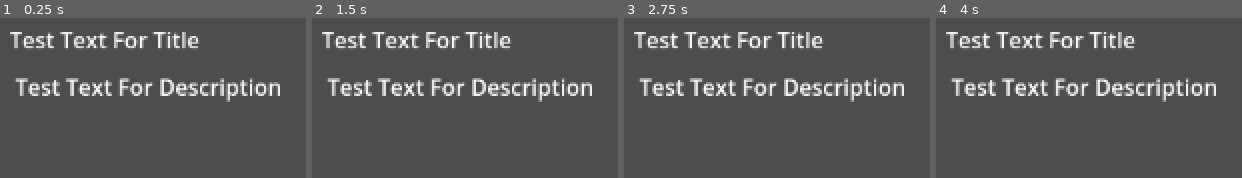
Above: before the commit, frames 1-4 (left to right).
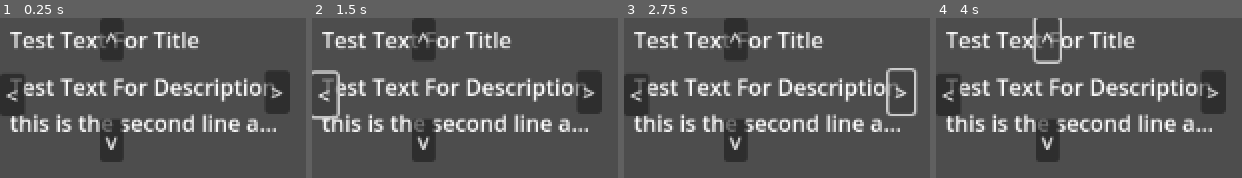
Above: after the commit, the same moments.

Repository: pandapanda135/todo_list
Game: Godot game, scene res://individual_node_test.tscn
Same seed, same stepped clock (60 frames per second), same inputs: the game is played once before the commit and once after it. The project has no main scene, so this scene is started directly.
Inputs (mouse positions are in pixels of both pictures, inside the frame that each line leads up to):
- Up to frame 1 (0.25 s): no input
- Up to frame 2 (1.5 s): click (422, 38) at 0.5 s, where only the run after the commit has a clickable "^"; click (324, 94) at 1.25 s, where only the run after the commit has a clickable "<"
- Up to frame 3 (2.75 s): click (902, 91) at 2 s, where only the run after the commit has a clickable ">"
- Up to frame 4 (4 s): click (1046, 141) at 2.75 s, where only the run after the commit has a clickable "v"; click (1046, 38) at 3.5 s, where only the run after the commit has a clickable "^"

The runs differ from the first frame. In frame 1, 17% of the frame differs, in the area x 0-95%, y 0-90%; in frame 2, 17%; in frame 3, 17%; in frame 4, 17%.
Error after the commit: Out of bounds get index '2' (on base: 'Array[VFlowContainer]') (res://node_script.gd:41)

Commit message:
gui made kinda

Diff:
--- /dev/null
+++ b/gui_main.gd
@@ -0,0 +1,11 @@
+extends Control
+@onready var collection_1_local: VFlowContainer = $Collection1
+@onready var collection_2_local: VFlowContainer = $Collection2
+@onready var collection_3_local: VFlowContainer = $Collection3
+
+func _ready() -> void:
+	# print(collection_1_local)
+	# Gui.collection_1 = collection_1_local
+	# Gui.collection_2 = collection_2_local
+	# Gui.collection_3 = collection_3_local
+	Gui.initialize_variables(collection_1_local,collection_2_local,collection_3_local)
--- a/individual_node_test.tscn
+++ b/individual_node_test.tscn
@@ -7,10 +7,12 @@
 anchors_preset = 15
 anchor_right = 1.0
 anchor_bottom = 1.0
-offset_right = -902.0
-offset_bottom = -534.0
+offset_right = -940.0
+offset_bottom = -557.0
 grow_horizontal = 2
 grow_vertical = 2
+size_flags_vertical = 2
+mouse_filter = 2
 script = ExtResource("1_gbth7")
 
 [node name="Label" type="Label" parent="."]
@@ -21,10 +23,52 @@
 offset_bottom = 27.0
 text = "Test Text For Title"
 
-[node name="RichTextLabel" type="RichTextLabel" parent="."]
+[node name="DescriptionLabel" type="Label" parent="."]
 layout_mode = 0
-offset_left = 11.0
+offset_left = 7.0
 offset_top = 38.0
-offset_right = 240.0
-offset_bottom = 103.0
-text = "Test Text For Description"
+offset_right = 205.0
+offset_bottom = 87.0
+text = "Test Text For Description
+this is the second line and wow look at those ellipsis"
+vertical_alignment = 3
+text_overrun_behavior = 3
+
+[node name="ArrowHandler" type="Control" parent="."]
+anchors_preset = 0
+offset_right = 40.0
+offset_bottom = 40.0
+
+[node name="UpArrow" type="Button" parent="ArrowHandler"]
+layout_mode = 0
+offset_left = 72.0
+offset_right = 89.0
+offset_bottom = 31.0
+mouse_filter = 1
+text = "^"
+
+[node name="LeftArrow" type="Button" parent="ArrowHandler"]
+layout_mode = 0
+offset_top = 40.0
+offset_right = 18.0
+offset_bottom = 71.0
+mouse_filter = 1
+text = "<"
+
+[node name="RightArrow" type="Button" parent="ArrowHandler"]
+layout_mode = 0
+offset_left = 191.0
+offset_top = 38.0
+offset_right = 209.0
+offset_bottom = 69.0
+mouse_filter = 1
+text = ">"
+
+[node name="DownArrow" type="Button" parent="ArrowHandler"]
+layout_mode = 0
+offset_left = 72.0
+offset_top = 73.0
+offset_right = 89.0
+offset_bottom = 104.0
+mouse_filter = 1
+text = "v"
--- a/node_script.gd
+++ b/node_script.gd
@@ -1,12 +1,63 @@
 extends Control
+
+@onready var arrow_handler:Control = $ArrowHandler
+
+@onready var up_arrow: Button = $ArrowHandler/UpArrow
+@onready var right_arrow: Button = $ArrowHandler/RightArrow
+@onready var down_arrow: Button = $ArrowHandler/DownArrow
+@onready var left_arrow: Button = $ArrowHandler/LeftArrow
 
 @export var json_file:String = ""
 
-# Called when the node enters the scene tree for the first time.
-func _ready() -> void:
-	pass # Replace with function body.
+#these are here to stop a warning because it was annoying
+var up_arrow_signal: int
+var left_arrow_singal: int
+var right_arrow_signal: int
+var down_arrow_signal: int
 
+func _ready():
+	up_arrow_signal = up_arrow.pressed.connect(check_node_position.bind(up_arrow))
+	left_arrow_singal = left_arrow.pressed.connect(check_node_position.bind(left_arrow))
+	right_arrow_signal = right_arrow.pressed.connect(check_node_position.bind(right_arrow))
+	down_arrow_signal = down_arrow.pressed.connect(check_node_position.bind(down_arrow))
 
-# Called every frame. 'delta' is the elapsed time since the previous frame.
-func _process(delta: float) -> void:
-	pass
+func slider_changed(value, node):
+	print_debug(value, ' ', node)
+
+func check_node_position(clicked_node) -> void:
+	print("running move_node with",clicked_node)
+	match clicked_node:
+		up_arrow:
+			print(up_arrow,"was used in signal")
+			#dont modify until make system to move up in tree
+			match self.get_parent():
+				Gui.collection_1:
+					print("asld")
+				Gui.collection_2:
+					print("asfgjfsgjfgsj")
+				Gui.collection_3:
+					print("FGDHFGSDHFGH")
+		left_arrow:
+			move_match(self,Gui.collections_array[2],Gui.collections_array[0],Gui.collections_array[1])
+			print(left_arrow,"was used in signal")
+		right_arrow:
+			print(right_arrow,"was used in signal")
+			move_match(self,Gui.collections_array[1],Gui.collections_array[2],Gui.collections_array[0])
+		down_arrow:
+			print(down_arrow,"was used in signal")
+		_:
+			print("match do nothing as in brokey")
+	print("PARENT OF NODE",self.get_parent())
+
+func move_match(first_function:Node,second_first:Node,second_second:Node,second_third:Node) -> void:
+	match self.get_parent():
+		Gui.collection_1:
+			move_node(first_function,second_first)
+		Gui.collection_2:
+			move_node(first_function,second_second)
+		Gui.collection_3:
+			move_node(first_function,second_third)
+
+func move_node(node: Node, new_parent:Node) -> void:
+	node.get_parent().remove_child(node)
+	new_parent.add_child(node)
--- a/project.godot
+++ b/project.godot
@@ -17,6 +17,7 @@
 [autoload]
 
 SaveSystem="*res://scripts/save_system.gd"
+Gui="*res://scripts/gui_singleton.gd"
 
 [global_group]
 
--- /dev/null
+++ b/scripts/gui_singleton.gd
@@ -0,0 +1,25 @@
+extends Node
+
+@onready var collection_2:VFlowContainer
+@onready var collection_3:VFlowContainer
+@onready var collection_1:VFlowContainer
+
+@onready var collections_array:Array[VFlowContainer]
+
+func _ready() -> void:
+	pass
+
+func _process(delta):
+	pass
+
+#this is so because it was easier than other meathods despite it being dumb
+#collections_array will be used to move them from collection to collection
+func initialize_variables(value_1,value_2,value_3) -> void:
+	collection_1 = value_1
+	collection_2 = value_2
+	collection_3	= value_3
+	collections_array = [collection_1,collection_2,collection_3]
+	print(collection_1)
+	print(collection_2)
+	print(collection_3)
+	print(collections_array)
--- a/scripts/save_system.gd
+++ b/scripts/save_system.gd
@@ -2,7 +2,7 @@
 
 # we use onready or else load_note doesnt work due to them not being initialized correctly (I know the code is bad but its all that works :( )
 @onready var label_title_node: Label = get_parent().get_node("/root/Control/Label")
-@onready var label_description_node: RichTextLabel = get_parent().get_node("/root/Control/RichTextLabel")
+@onready var label_description_node: Label = get_parent().get_node("/root/Control/DescriptionLabel")
 
 @onready var save_path_variables:String = "user://variables.json"
 
@@ -117,7 +117,7 @@
 
 func add_and_change_made_nodes(save_number:int) -> void:
 	var root:Node = get_tree().get_root()
-	var node_scene:Node = preload("res://individual_node_test.tscn").instantiate() #hard coded and bad incase I want to use other type of node but idk how this works anymore
+	var node_scene:Control = preload("res://individual_node_test.tscn").instantiate() #hard coded and bad incase I want to use other type of node but idk how this works anymore
 	var first_child:Node = node_scene.get_child(0)
 	var second_child:Node = node_scene.get_child(1)
 
@@ -126,7 +126,7 @@
 	node_scene.name = "node_note:%s" % save_number
 	load_note(node_scene.json_file,first_child,second_child)
 
-func delete_selected_file(save_string) -> void:
+func delete_selected_file(save_string:String) -> void:
 	selected_save_file_string = save_string
 	selected_save_file = "user://note_%s.json" % selected_save_file_string
 
--- /dev/null
+++ b/ui_test.tscn
@@ -0,0 +1,48 @@
+[gd_scene load_steps=3 format=3 uid="uid://4ohhu5aryk3p"]
+
+[ext_resource type="PackedScene" uid="uid://dg8lmyc0ukc1u" path="res://individual_node_test.tscn" id="1_8cr15"]
+[ext_resource type="Script" path="res://gui_main.gd" id="1_qvqwe"]
+
+[node name="Control" type="Control"]
+layout_mode = 3
+anchors_preset = 15
+anchor_right = 1.0
+anchor_bottom = 1.0
+grow_horizontal = 2
+grow_vertical = 2
+script = ExtResource("1_qvqwe")
+
+[node name="Collection1" type="VFlowContainer" parent="."]
+layout_mode = 0
+offset_right = 300.0
+offset_bottom = 648.0
+
+[node name="Control" parent="Collection1" instance=ExtResource("1_8cr15")]
+layout_mode = 2
+
+[node name="Control2" parent="Collection1" instance=ExtResource("1_8cr15")]
+layout_mode = 2
+
+[node name="Collection2" type="VFlowContainer" parent="."]
+layout_mode = 0
+offset_left = 444.0
+offset_right = 744.0
+offset_bottom = 648.0
+
+[node name="Control" parent="Collection2" instance=ExtResource("1_8cr15")]
+layout_mode = 2
+
+[node name="Control2" parent="Collection2" instance=ExtResource("1_8cr15")]
+layout_mode = 2
+
+[node name="Collection3" type="VFlowContainer" parent="."]
+layout_mode = 0
+offset_left = 853.0
+offset_right = 1153.0
+offset_bottom = 648.0
+
+[node name="Control" parent="Collection3" instance=ExtResource("1_8cr15")]
+layout_mode = 2
+
+[node name="Control2" parent="Collection3" instance=ExtResource("1_8cr15")]
+layout_mode = 2
